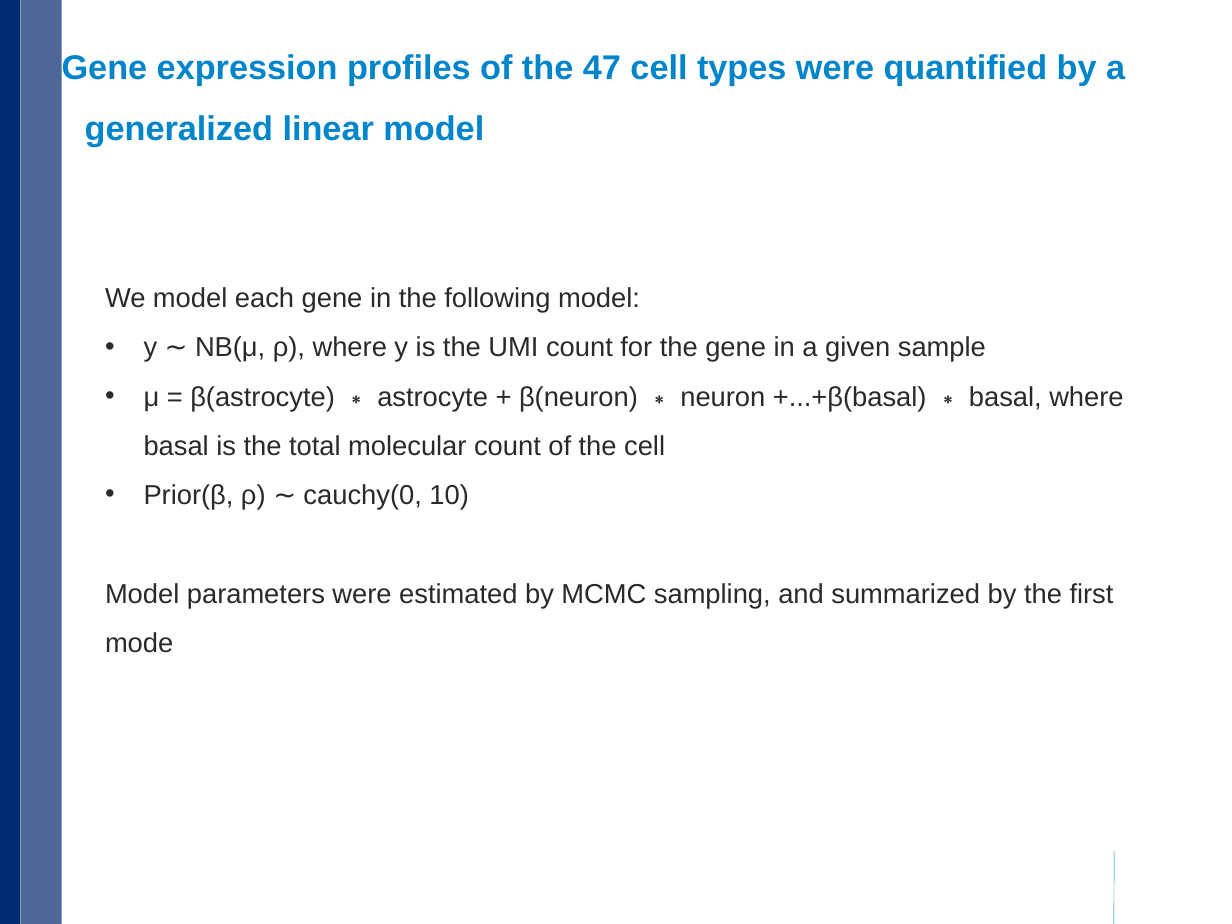
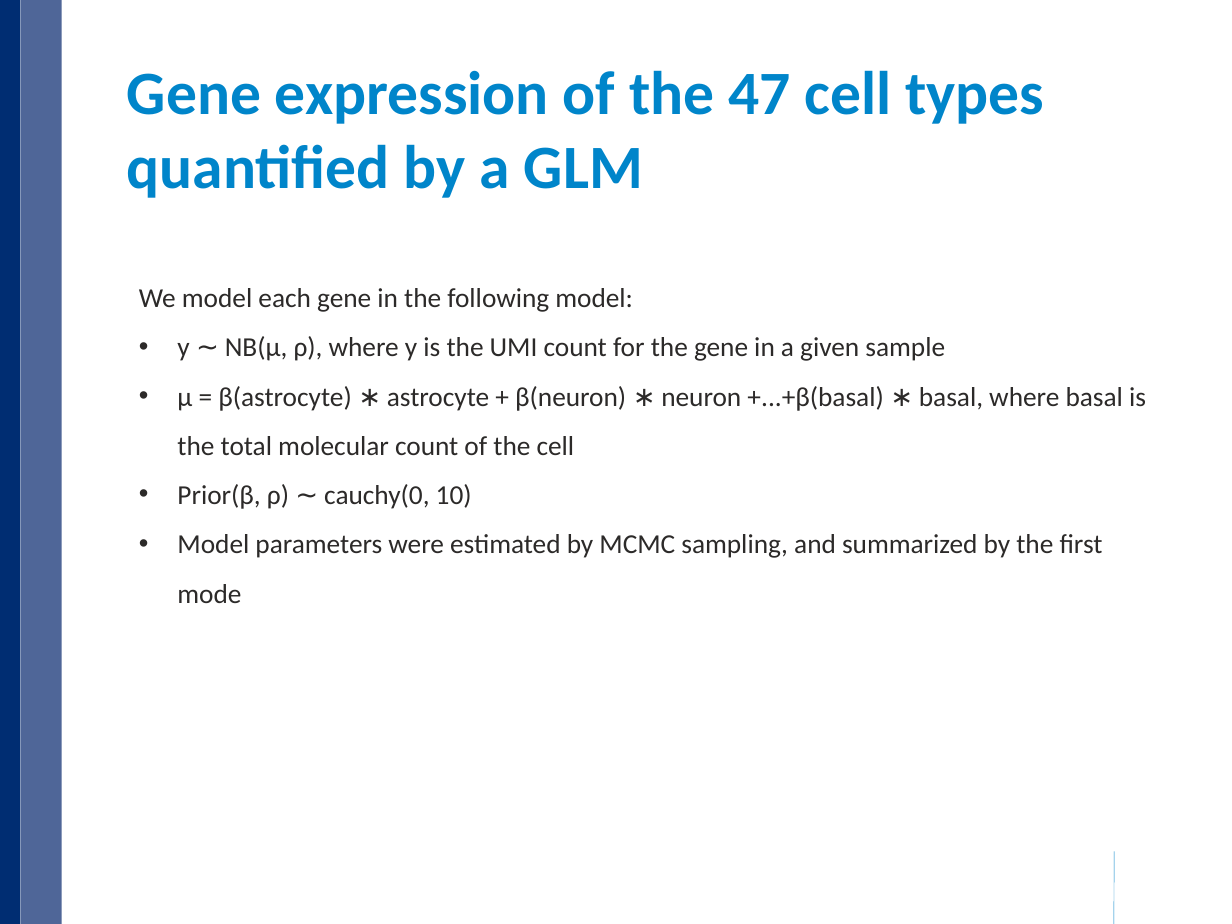
Before and after one commit to xulong82/pmca, a slide deck: slide 25 of pmca_current.pptx (slide 11 before the commit). Drawn at 1232x924 pixels with LibreOffice and Linux fonts; fonts in the diff are those of the drawing; background and template pictures are left out. Boxes give left, top, right and bottom in pixels: in the first picture for what was removed or moved away, otherwise in the second. Text is boxed around its words. In the diff, an @@ line names an element or a change of style, - is before the commit and + after.

```diff
--- a/pmca_current.pptx
+++ b/pmca_current.pptx
@@ text at (x1=127, y1=70, x2=1044, y2=198): text changed; size 20 to 36 pt; font Arial to Calibri @@
-Gene expression profiles of the 47 cell types were quantified by a generalized linear model
+Gene expression of the 47 cell types quantified by a GLM
@@ text "We model each gene in ..." moved from (x1=105, y1=287, x2=1123, y2=653) to (x1=139, y1=288, x2=1146, y2=603) @@
@@ text "We model each gene in ..." at (x1=139, y1=288, x2=1146, y2=603): font Arial to Calibri; bullet none to • @@
```
Also in this commit, not shown: 1 other slide changed, 23 slides added, 13 slides removed, 24 other files.
